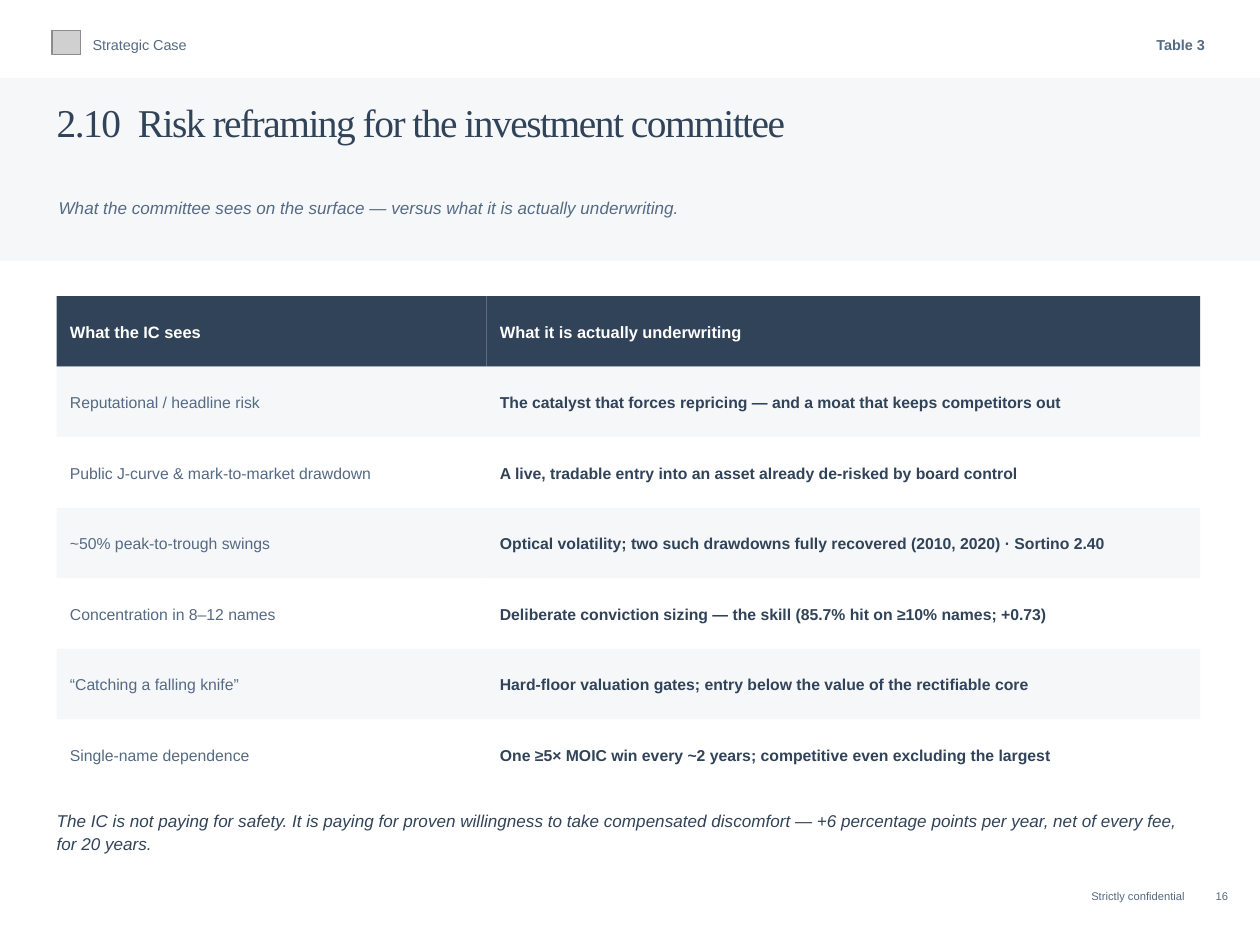
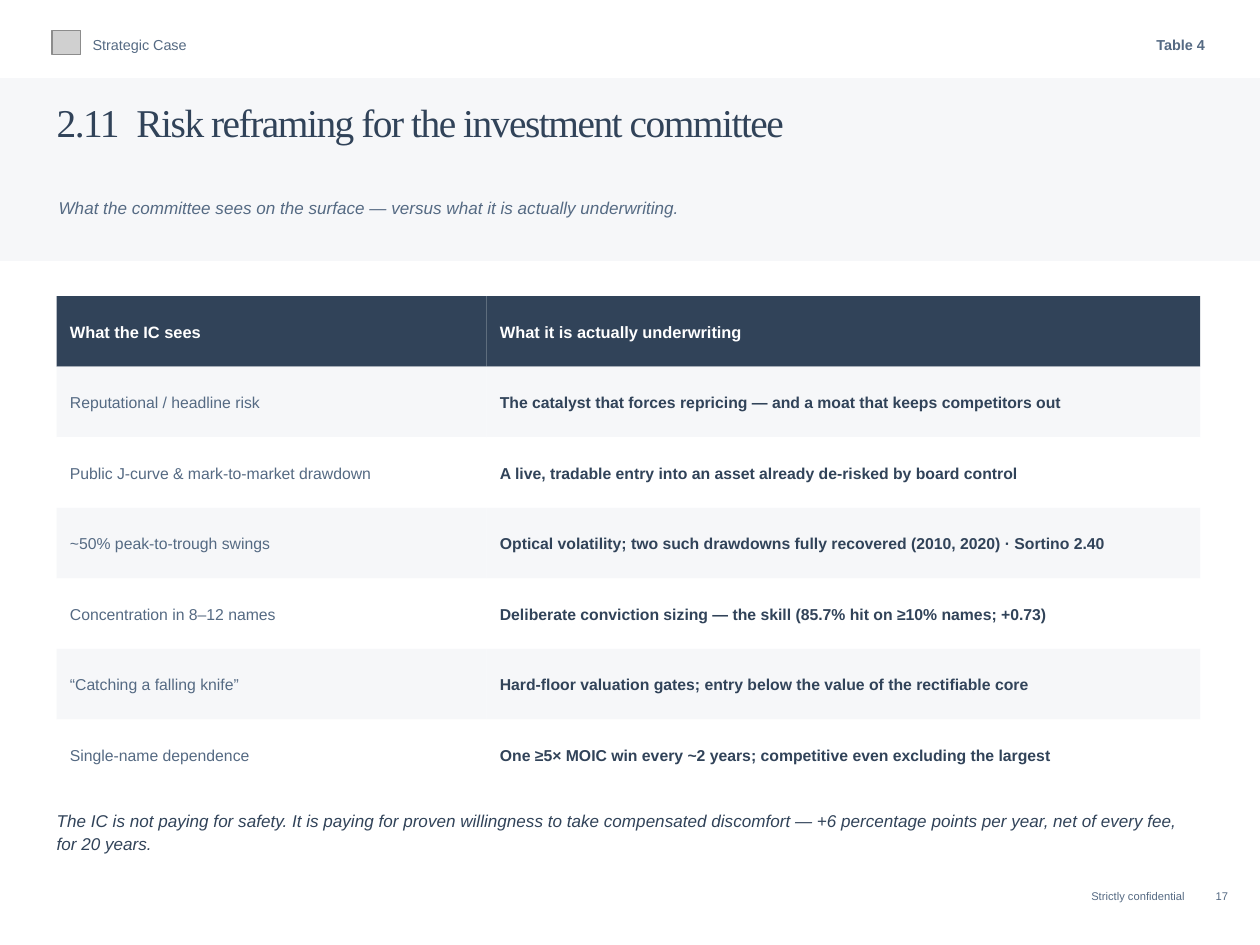
Before and after one commit to charette-lab/Claude, a slide deck: slide 20 of Athanase_Engaged_Ownership_Allocator_Deck.pptx (slide 19 before the commit). Drawn at 1260x945 pixels with LibreOffice and Linux fonts; fonts in the diff are those of the drawing; grey boxes stand for pictures. Boxes give left, top, right and bottom in pixels: in the first picture for what was removed or moved away, otherwise in the second. Text is boxed around its words. In the diff, an @@ line names an element or a change of style, - is before the commit and + after.

```diff
--- a/Athanase_Engaged_Ownership_Allocator_Deck.pptx
+++ b/Athanase_Engaged_Ownership_Allocator_Deck.pptx
@@ text at (x1=1156, y1=39, x2=1205, y2=50): text changed @@
-Table 3
+Table 4
@@ text at (x1=57, y1=109, x2=784, y2=145): text changed @@
-2.10 Risk reframing for the investment committee
+2.11 Risk reframing for the investment committee
@@ text at (x1=1091, y1=892, x2=1228, y2=903): text changed @@
-Strictly confidential 16
+Strictly confidential 17
```
Also in this commit, not shown: 15 other slides changed, 1 slide added, 1 other file.
